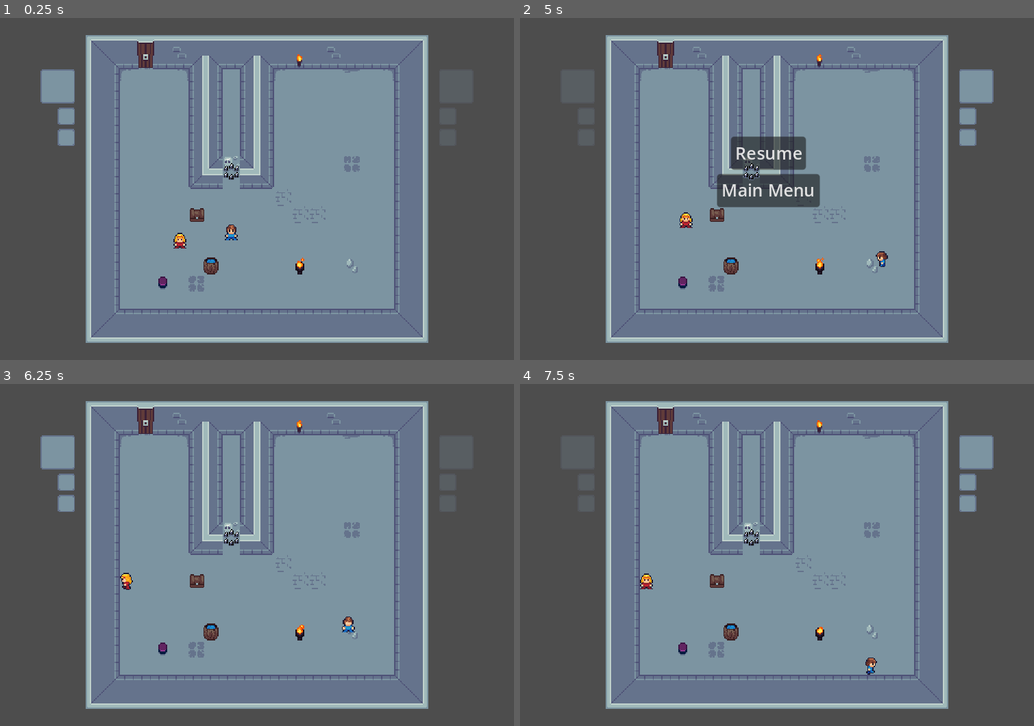
Above: before the commit, frames 1-4 (two rows, left to right).
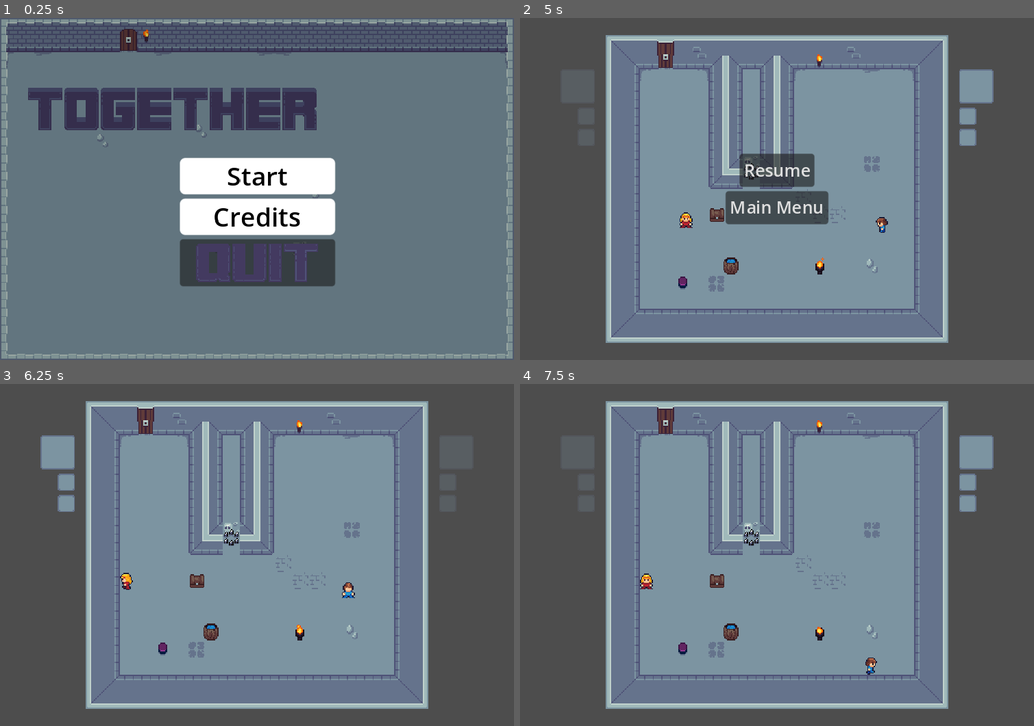
Above: after the commit, the same moments.

Repository: thigoap/godot_together
Game: Godot game, scene res://Scenes/00_MainMenu.tscn
The game is run twice, just before and just after one commit, with the same random seed, the same clock (stepped at 60 frames per second) and the same inputs. Before the commit the project starts from res://Scenes/01_Level01.tscn.
Inputs (mouse positions are in pixels of both pictures, inside the frame that each line leads up to):
- Up to frame 1 (0.25 s): no input
- Up to frame 2 (5 s): click (777, 175) at 0.5 s, where only the run after the commit has a clickable "Start"; tap Enter at 1.25 s; hold D (right) 1.28-2.03 s; hold P (swap) 1.28-2.03 s; hold S (down) 2.03-2.78 s; tap I (interact) at 2.1 s; tap P (swap) at 2.3, 3.6, 4.55 s; hold D (right) 2.78-3.53 s; hold P (swap) 2.78-3.53 s; hold W (up) 3.53-4.28 s; hold A (left) from 4.28 s (still down); hold I (interact) from 4.28 s (still down); tap Escape (pause) at 4.9 s
- Up to frame 3 (6.25 s): release A (left) at 5 s; release I (interact) at 5 s; click "Resume" at 5 s; tap Space at 5.75 s; hold A (left) from 5.78 s (still down); tap P (swap) at 5.85 s
- Up to frame 4 (7.5 s): release A (left) at 6.53 s; hold S (down) 6.53-7.28 s; hold P (swap) 6.53-7.28 s; hold D (right) from 7.28 s (still down); tap I (interact) at 7.35 s

The runs differ from the first frame. In frame 1, 82% of the frame differs, in the area x 0-100%, y 0-100%; in frame 2, 3.4%; in frame 3, 0.2%; in frame 4, less than 0.1%.

Commit message:
Created GameManager -  autoload.

Diff:
--- a/Scenes/01_Level01.tscn
+++ b/Scenes/01_Level01.tscn
@@ -1,7 +1,6 @@
-[gd_scene load_steps=19 format=3 uid="uid://be7y6hvmhfpws"]
+[gd_scene load_steps=18 format=3 uid="uid://be7y6hvmhfpws"]
 
 [ext_resource type="Texture2D" uid="uid://bjsdh6tfdnvwe" path="res://Tilesets/wall-torch.png" id="1_kjc4g"]
-[ext_resource type="Script" path="res://Scripts/game_manager.gd" id="1_x4swb"]
 [ext_resource type="Texture2D" uid="uid://br7m1uy5egn7q" path="res://Tilesets/godotiles-v2.png" id="2_76hem"]
 [ext_resource type="PackedScene" uid="uid://f5n7dedjofh7" path="res://Prefabs/Players/Player02.tscn" id="3_5ls7p"]
 [ext_resource type="PackedScene" uid="uid://cns1ngogbtksa" path="res://Prefabs/Players/Player01.tscn" id="3_o6flj"]
@@ -140,15 +139,11 @@
 [node name="Level" type="Node2D"]
 y_sort_enabled = true
 
-[node name="GameManager" type="Node2D" parent="."]
-script = ExtResource("1_x4swb")
+[node name="UI" type="CanvasLayer" parent="."]
 
-[node name="PauseMenu" parent="." instance=ExtResource("8_is2ey")]
+[node name="PauseMenu" parent="UI" instance=ExtResource("8_is2ey")]
+process_mode = 3
 visible = false
-offset_left = 232.0
-offset_top = 144.0
-offset_right = 232.0
-offset_bottom = 144.0
 size_flags_horizontal = 4
 size_flags_vertical = 4
 
@@ -162,22 +157,22 @@
 layer_2/name = "elements"
 layer_2/tile_data = PackedInt32Array(131089, 1, 0)
 
+[node name="Inventory" parent="." instance=ExtResource("7_iibbf")]
+offset_left = 38.0
+offset_right = 445.0
+offset_bottom = 120.0
+
 [node name="Player01" parent="." groups=["player"] instance=ExtResource("3_o6flj")]
 position = Vector2(168, 208)
 
 [node name="Player02" parent="." groups=["player"] instance=ExtResource("3_5ls7p")]
-position = Vector2(216, 200)
+position = Vector2(224, 168)
 
 [node name="Player Manager" parent="." instance=ExtResource("4_ef2fm")]
 position = Vector2(136, 8)
 
 [node name="Interaction Manager" parent="." instance=ExtResource("5_q6vvp")]
 position = Vector2(136, 8)
-
-[node name="Inventory" parent="." instance=ExtResource("7_iibbf")]
-offset_left = 38.0
-offset_right = 445.0
-offset_bottom = 120.0
 
 [node name="Door" parent="." instance=ExtResource("6_a4dqf")]
 position = Vector2(136, 36)
--- a/Scripts/Player/player_manager.gd
+++ b/Scripts/Player/player_manager.gd
@@ -5,9 +5,6 @@
 @onready var player_movement_02 = $"../Player02"
 @onready var animation_player_01 = $"../Player01/AnimationPlayer"
 @onready var animation_player_02 = $"../Player02/AnimationPlayer"
-
-#@onready var player_actions_01 = $"../Player01/PlayerActions"
-#@onready var player_actions_02 = $"../Player02/PlayerActions"
 
 @onready var inv_avatar_slot = $"../Inventory/GridContainer00/Inv_Avatar_slot"
 @onready var inv_avatar_slot2 = $"../Inventory/GridContainer00/Inv_Avatar_slot2"
@@ -20,10 +17,6 @@
 	player_movement_01.set_physics_process(player)
 	player_movement_02.set_process(!player)
 	player_movement_02.set_physics_process(!player)
-	#player_actions_01.set_process(player)
-	#player_actions_01.set_physics_process(player)
-	#player_actions_02.set_process(!player)
-	#player_actions_02.set_physics_process(!player)
 
 	print('player 01') if player else print('player 02')
 
@@ -34,15 +27,14 @@
 		swapPlayer()
 
 func swapPlayer():
+	#if GameManager.paused:
+		#return
 	player = !player
 	player_movement_01.set_process(player)
 	player_movement_01.set_physics_process(player)
 	player_movement_02.set_process(!player)
 	player_movement_02.set_physics_process(!player)
-	#player_actions_01.set_process(player)
-	#player_actions_01.set_physics_process(player)
-	#player_actions_02.set_process(!player)
-	#player_actions_02.set_physics_process(!player)
+
 	if player:
 		animation_player_02.play("idle_down")
 		inv_avatar_slot.modulate.a = 1
--- a/Scripts/Player/player_movement.gd
+++ b/Scripts/Player/player_movement.gd
@@ -3,8 +3,6 @@
 @onready var animation_player = $"AnimationPlayer"
 @onready var animation_effects = $"AnimationEffects"
 @onready var hurt_Timer = $"hurtTimer"
-
-# @onready var ray_cast_2d = $"PlayerSprite2D/RayCast2D"
 
 const max_speed: int = 120
 const acceleration: int = 5
@@ -23,6 +21,7 @@
 	).normalized()
 
 	if input:
+	# if input and not GameManager.paused:
 		animation_player.speed_scale = (velocity/max_speed).distance_to(Vector2.ZERO) + 0.5
 		if Input.is_action_pressed("up"):
 			animation_player.play("walk_up")
--- a/Scripts/UI/main_menu.gd
+++ b/Scripts/UI/main_menu.gd
@@ -2,6 +2,7 @@
 
 func _on_play_pressed():
 	get_tree().change_scene_to_file("res://Scenes/01_Level01.tscn")
+	GameManager.in_game = true
 
 
 func _on_credits_pressed():
--- a/Scripts/UI/pause_menu.gd
+++ b/Scripts/UI/pause_menu.gd
@@ -1,10 +1,12 @@
 extends Control
 
-@onready var game_manager = $"../GameManager"
-
+@onready var game_manager = $"../../../GameManager"
 
 func _on_main_menu_button_pressed():
-	Engine.time_scale = 1
+	# Engine.time_scale = 1
+	GameManager.in_game = false
+	GameManager.paused = false
+	get_tree().set_pause(false)
 	get_tree().change_scene_to_file("res://Scenes/00_MainMenu.tscn")
 
 func _on_resume_button_pressed():
--- a/Scripts/game_manager.gd
+++ b/Scripts/game_manager.gd
@@ -1,25 +1,26 @@
 extends Node
 
-@onready var pause_menu = $"../PauseMenu"
-
+var in_game = false
 var paused = false
 
 # Called when the node enters the scene tree for the first time.
 func _ready():
-	pass # Replace with function body.
+	pass
 
 
 # Called every frame. 'delta' is the elapsed time since the previous frame.
 func _process(delta):
-	if Input.is_action_just_pressed('pause'):
+	if Input.is_action_just_pressed('pause') and in_game:
 		pause_unpause()
 
 func pause_unpause():
+	var pause_menu = $"../Level/UI/PauseMenu"
 	if paused:
 		pause_menu.hide()
-		Engine.time_scale = 1
+		#Engine.time_scale = 1
+		get_tree().set_pause(false)
 	else:
 		pause_menu.show()
-		Engine.time_scale = 0
-
+		#Engine.time_scale = 0
+		get_tree().set_pause(true)
 	paused = !paused
--- a/project.godot
+++ b/project.godot
@@ -11,9 +11,13 @@
 [application]
 
 config/name="Together"
-run/main_scene="res://Scenes/01_Level01.tscn"
+run/main_scene="res://Scenes/00_MainMenu.tscn"
 config/features=PackedStringArray("4.2", "Mobile")
 config/icon="res://Sprites/icon.svg"
+
+[autoload]
+
+GameManager="*res://Scripts/game_manager.gd"
 
 [display]
 
